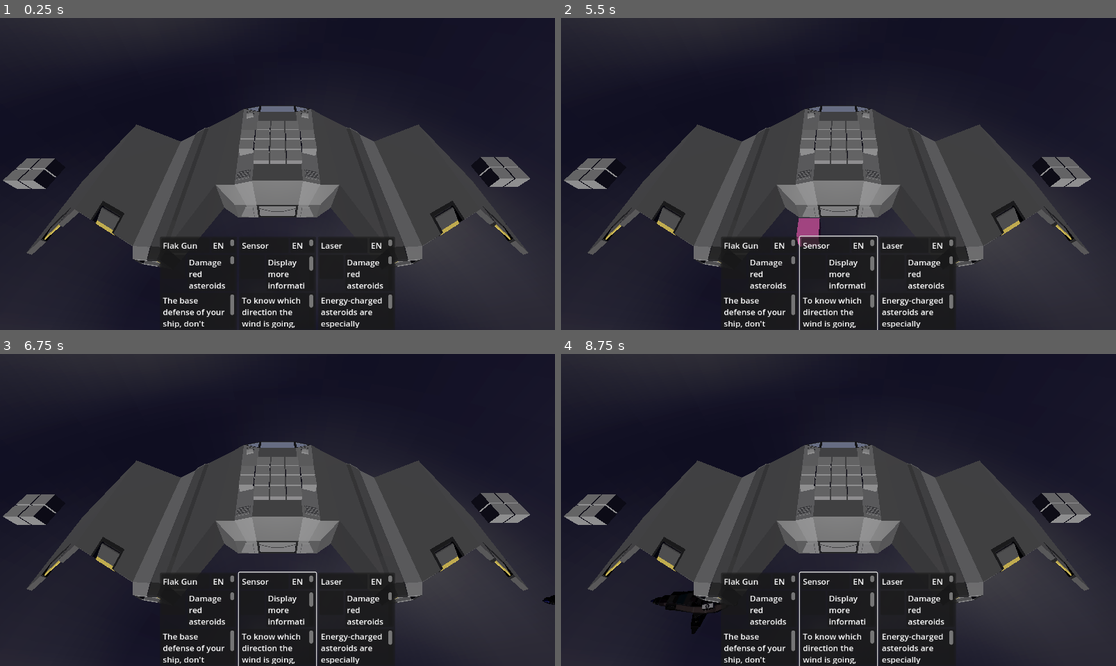
Above: before the commit, frames 1-4 (two rows, left to right).
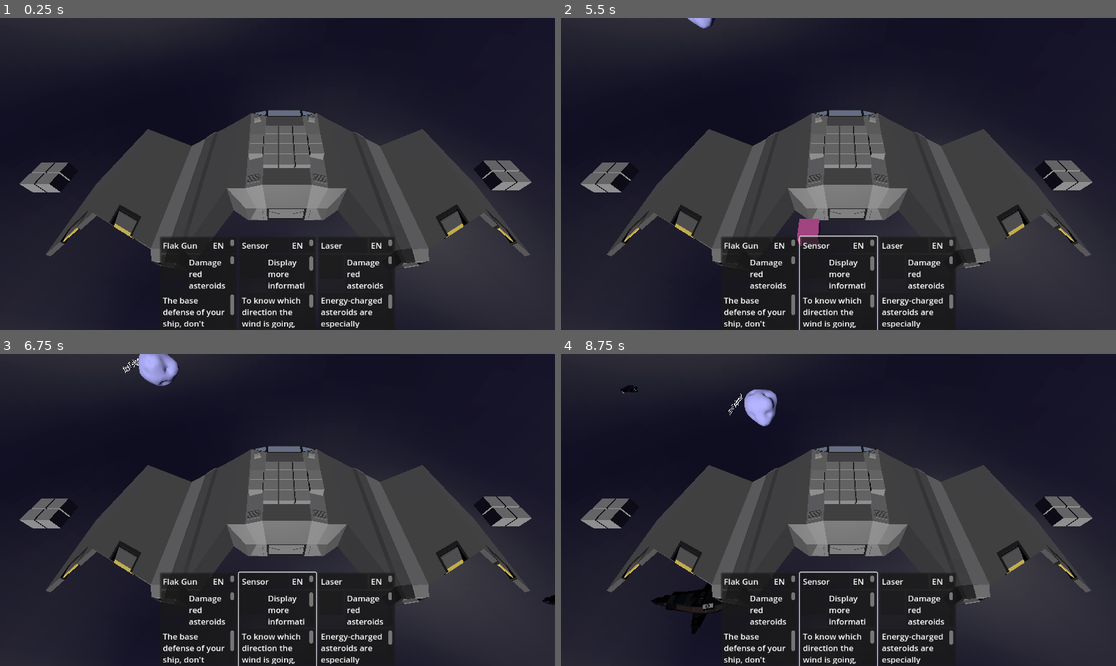
Above: after the commit, the same moments.

Repository: Xwilarg/LudumDare54
Game: Godot game, scene res://Scenes/Main.tscn
The game is run twice, just before and just after one commit, with the same random seed, the same clock (stepped at 60 frames per second) and the same inputs. Video files are missing from this copy of the repository; at most half a second of black plays in their place.
Inputs (mouse positions are in pixels of both pictures, inside the frame that each line leads up to):
- Up to frame 1 (0.25 s): no input
- Up to frame 2 (5.5 s): click (760, 283) at 0.52 s; click (760, 283) at 1.27 s; click (760, 283) at 2.02 s; tap Enter at 2.75, 4.25 s; move the mouse to (960, 158) at 2.77 s; click (960, 158) at 2.92 s; tap Space at 3.5, 5 s; move the mouse to (727, 189) at 3.52 s; click (727, 189) at 3.67 s; move the mouse to (894, 105) at 4.27 s; click (894, 105) at 4.42 s; move the mouse to (810, 236) at 5.02 s; click (810, 236) at 5.17 s
- Up to frame 3 (6.75 s): move the mouse to (444, 556) at 5.77 s; click (444, 556) at 5.92 s; move the mouse to (111, 463) at 6.52 s; click (111, 463) at 6.67 s
- Up to frame 4 (8.75 s): move the mouse to (866, 510) at 7.27 s; click (866, 510) at 7.42 s; move the mouse to (755, 432) at 8.02 s; click (755, 432) at 8.17 s

The runs differ from the first frame. In frame 1, 9.6% of the frame differs, in the area x 0-96%, y 28-81%; in frame 2, 9.7%; in frame 3, 10%; in frame 4, 10%, in the area x 0-96%, y 10-90%.
Error in both runs: Invalid access to property or key 'current_weather' on a base object of type 'Nil'. (res://Scripts/GameManager.gd:39)

Commit message:
Add small vessels

Diff:
--- a/Scenes/Main.tscn
+++ b/Scenes/Main.tscn
@@ -7,6 +7,7 @@
 [ext_resource type="PackedScene" uid="uid://dlr735arsj61v" path="res://Models/Main Ship.glb" id="6_jorn6"]
 [ext_resource type="Script" path="res://Scripts/AsteroidManager.gd" id="6_r6njy"]
 [ext_resource type="Script" path="res://Scripts/ShipBackground.gd" id="7_v48sk"]
+[ext_resource type="PackedScene" uid="uid://5dfks0sh7gwi" path="res://Models/Cursed Space.glb" id="8_5tdxn"]
 [ext_resource type="AudioStream" uid="uid://bdpvnvolmjssw" path="res://Music/BGM.wav" id="8_gldpg"]
 
 [sub_resource type="PanoramaSkyMaterial" id="PanoramaSkyMaterial_mkgcy"]
@@ -28,7 +29,7 @@
 transform = Transform3D(1, 0, 0, 0, -0.907668, 0.41969, 0, -0.41969, -0.907668, 0, 46.1794, 0)
 
 [node name="Camera3D" type="Camera3D" parent="."]
-transform = Transform3D(-1, 1.15669e-07, -9.70583e-08, 0, 0.642788, 0.766044, 1.50996e-07, 0.766044, -0.642788, 0, 10.9277, -9.41475)
+transform = Transform3D(-1, 1.1567e-07, -9.70584e-08, 0, 0.642788, 0.766044, 1.50996e-07, 0.766044, -0.642788, 0.614876, 11.4131, -9.47858)
 current = true
 
 [node name="UI" type="Control" parent="."]
@@ -148,6 +149,42 @@
 transform = Transform3D(-4.37114e-08, 0, 1, 0, 1, 0, -1, 0, -4.37114e-08, -1605.27, -686.982, 192.651)
 script = ExtResource("7_v48sk")
 
+[node name="Cursed Space" parent="Background" instance=ExtResource("8_5tdxn")]
+transform = Transform3D(-1.31134e-07, 0, 3, 0, 3, 0, -3, 0, -1.31134e-07, -349.638, -71.2965, 176.525)
+script = ExtResource("7_v48sk")
+
+[node name="Cursed Space2" parent="Background" instance=ExtResource("8_5tdxn")]
+transform = Transform3D(-1.31134e-07, 0, 3, 0, 3, 0, -3, 0, -1.31134e-07, -349.638, -51.7767, 176.525)
+script = ExtResource("7_v48sk")
+
+[node name="Cursed Space3" parent="Background" instance=ExtResource("8_5tdxn")]
+transform = Transform3D(-1.31134e-07, 0, 3, 0, 3, 0, -3, 0, -1.31134e-07, -349.638, -51.7767, 145.166)
+script = ExtResource("7_v48sk")
+
+[node name="Cursed Space4" parent="Background" instance=ExtResource("8_5tdxn")]
+transform = Transform3D(-1.31134e-07, 0, 3, 0, 3, 0, -3, 0, -1.31134e-07, -349.638, -63.4084, 204.166)
+script = ExtResource("7_v48sk")
+
+[node name="Cursed Space5" parent="Background" instance=ExtResource("8_5tdxn")]
+transform = Transform3D(-1.31134e-07, 0, 3, 0, 3, 0, -3, 0, -1.31134e-07, -349.638, -63.4084, 162.611)
+script = ExtResource("7_v48sk")
+
+[node name="Cursed Space6" parent="Background" instance=ExtResource("8_5tdxn")]
+transform = Transform3D(-1.31134e-07, 0, 3, 0, 3, 0, -3, 0, -1.31134e-07, -349.638, -86.7764, 162.611)
+script = ExtResource("7_v48sk")
+
+[node name="Cursed Space7" parent="Background" instance=ExtResource("8_5tdxn")]
+transform = Transform3D(-1.31134e-07, 0, 3, 0, 3, 0, -3, 0, -1.31134e-07, -349.638, -86.7764, 197.847)
+script = ExtResource("7_v48sk")
+
+[node name="Cursed Space8" parent="Background" instance=ExtResource("8_5tdxn")]
+transform = Transform3D(-1.31134e-07, 0, 3, 0, 3, 0, -3, 0, -1.31134e-07, -349.638, -86.7764, 228.177)
+script = ExtResource("7_v48sk")
+
+[node name="Cursed Space9" parent="Background" instance=ExtResource("8_5tdxn")]
+transform = Transform3D(-1.31134e-07, 0, 3, 0, 3, 0, -3, 0, -1.31134e-07, -349.638, -44.6609, 193.952)
+script = ExtResource("7_v48sk")
+
 [node name="BGMPlayer" type="AudioStreamPlayer" parent="."]
 stream = ExtResource("8_gldpg")
 volume_db = -20.0
Not shown: 1 places in Scenes/Main.tscn that only renumber resources
